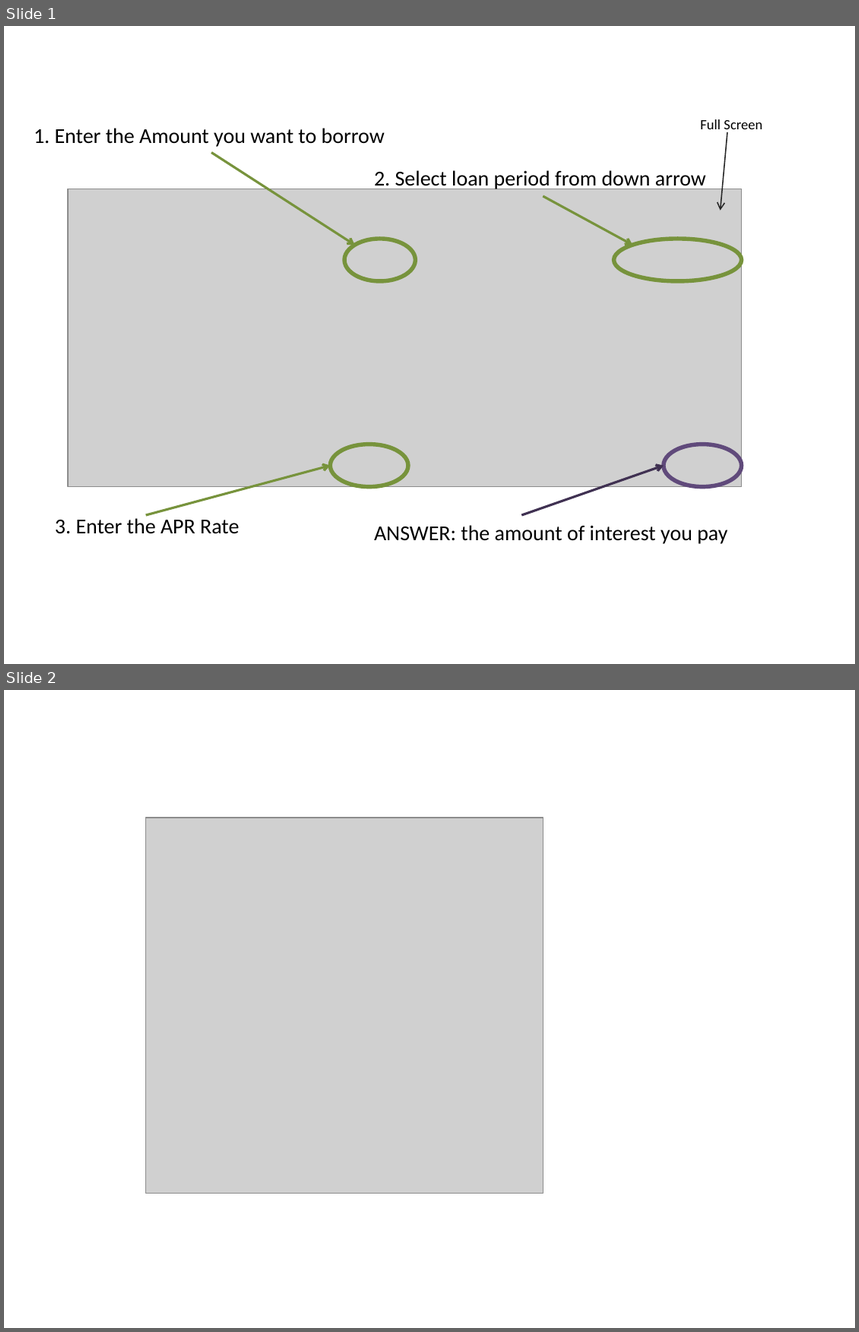
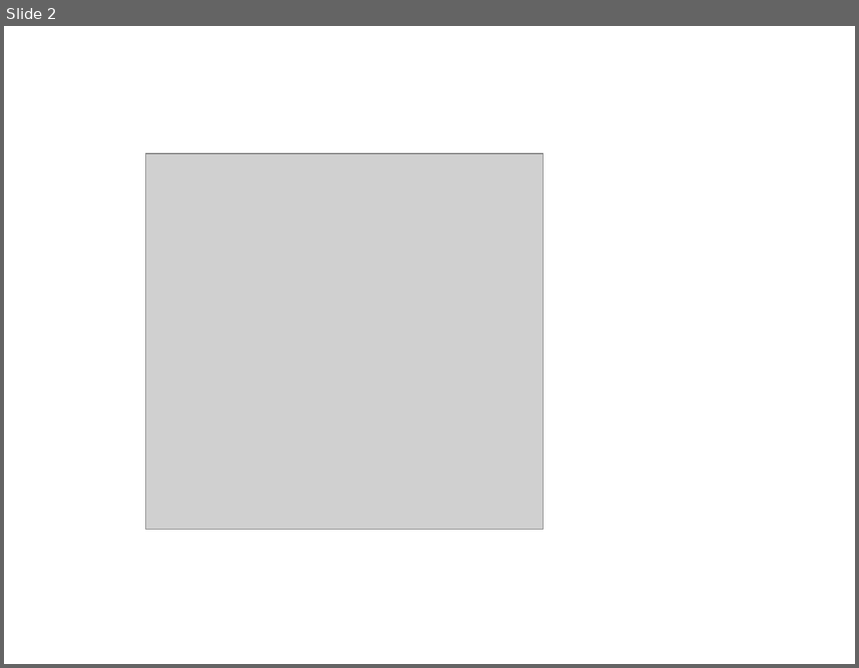
Before and after one commit to paulcockram7/paulcockram7.github.io, a slide deck: 15finance/loans/deleteme.pptx. Shown one above the other, each under a label of ours: slides 1 and 2 before the commit, slide 2 after it. The pictures are 859x1332 and 859x668 pixels, drawn with LibreOffice and Linux fonts; fonts in the diff are those of the drawing; grey boxes stand for pictures. Boxes give left, top, right and bottom in pixels: in the first picture for what was removed or moved away, otherwise in the second. Text is boxed around its words. In the diff, an @@ line names an element or a change of style, - is before the commit and + after.

```diff
--- a/15finance/loans/deleteme.pptx
+++ b/15finance/loans/deleteme.pptx
@@ slide 1 removed at [4, 26, 855, 664], background #FFFFFF @@
@@ group removed at [34, 119, 762, 544]: 5 texts, 5 arrows, 4 ellipses, 1 picture @@
-1. Enter the Amount you want to borrow
-2. Select loan period from down arrow
-3. Enter the APR Rate
-ANSWER: the amount of interest you pay
-Full Screen
```
Also in this commit, not shown: 1 slide added, 8 other files.
